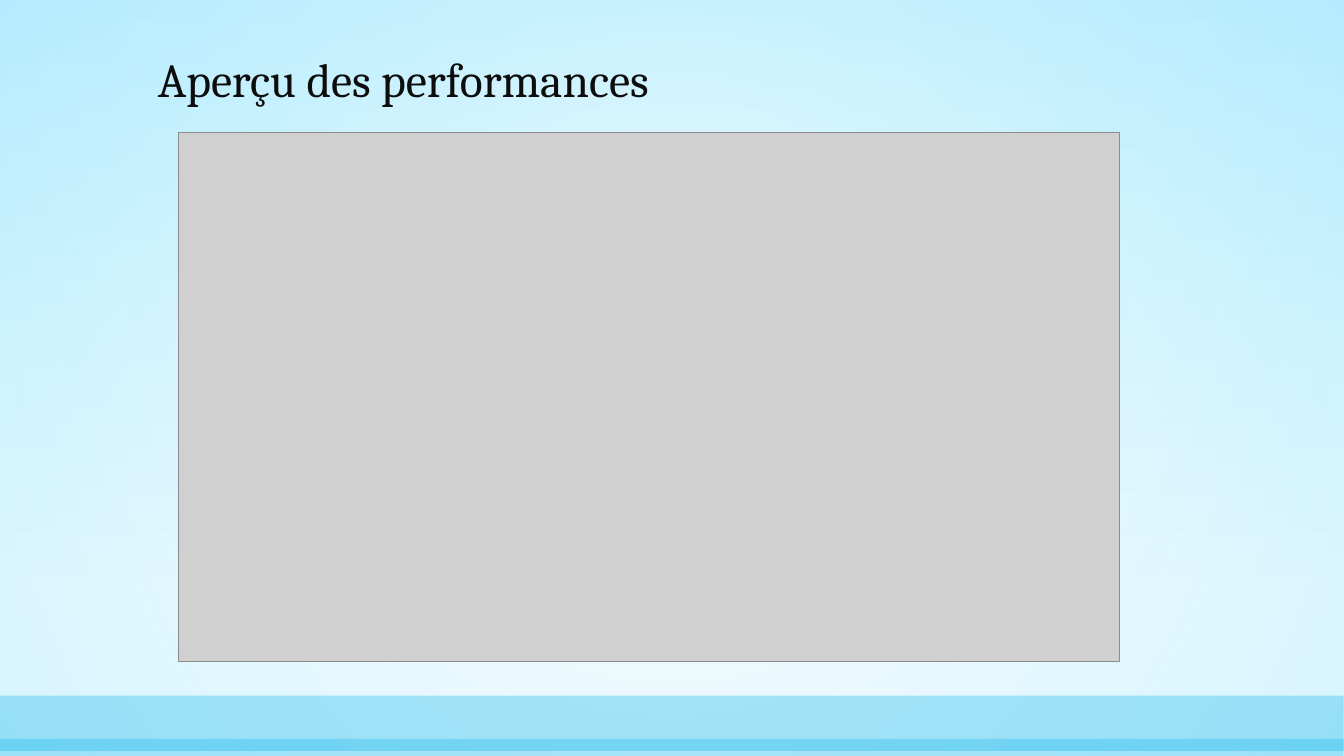
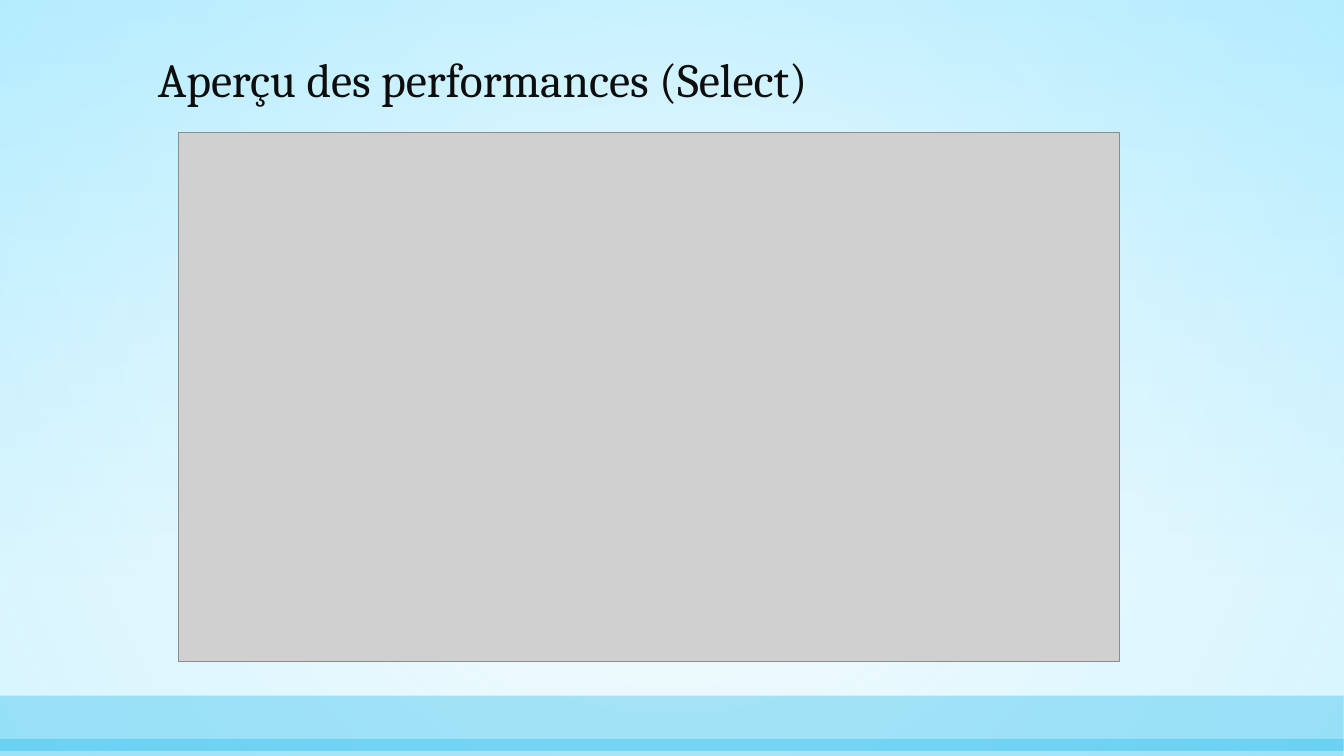
Before and after one commit to AnthonyGiretti/MicroOrmDemo.net, a slide deck: slide 9 of Items/Les Micro Orm, alternatives à Entity Framework.pptx (slide 6 before the commit). Drawn at 1344x756 pixels with LibreOffice and Linux fonts; fonts in the diff are those of the drawing; grey boxes stand for pictures. Boxes give left, top, right and bottom in pixels: in the first picture for what was removed or moved away, otherwise in the second. Text is boxed around its words. In the diff, an @@ line names an element or a change of style, - is before the commit and + after.

```diff
--- a/Items/Les Micro Orm, alternatives à Entity Framework.pptx
+++ b/Items/Les Micro Orm, alternatives à Entity Framework.pptx
@@ title at [158, 63, 807, 107]: text changed @@
-Aperçu des performances
+Aperçu des performances (Select)
```
Also in this commit, not shown: 3 other slides changed, 3 slides added.
